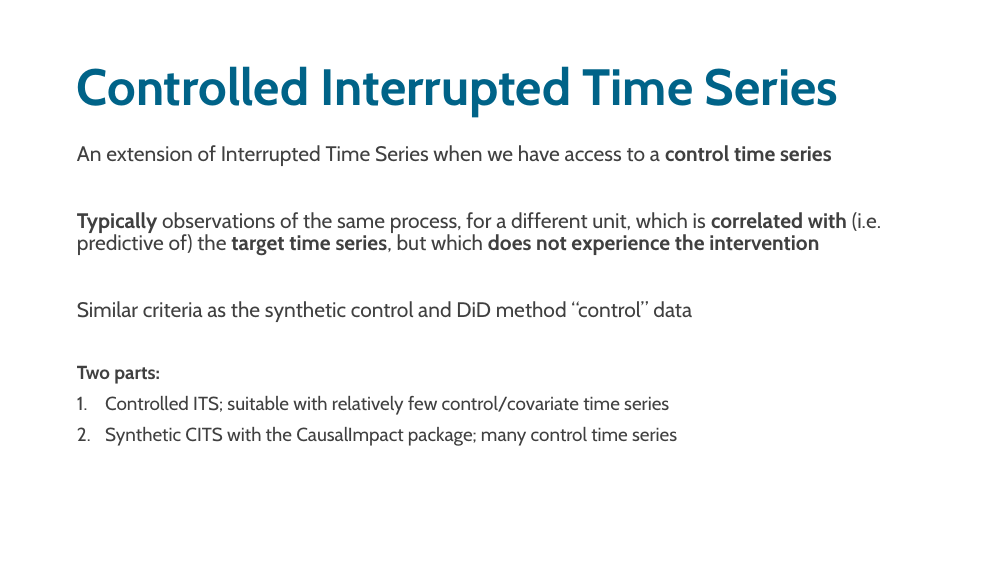
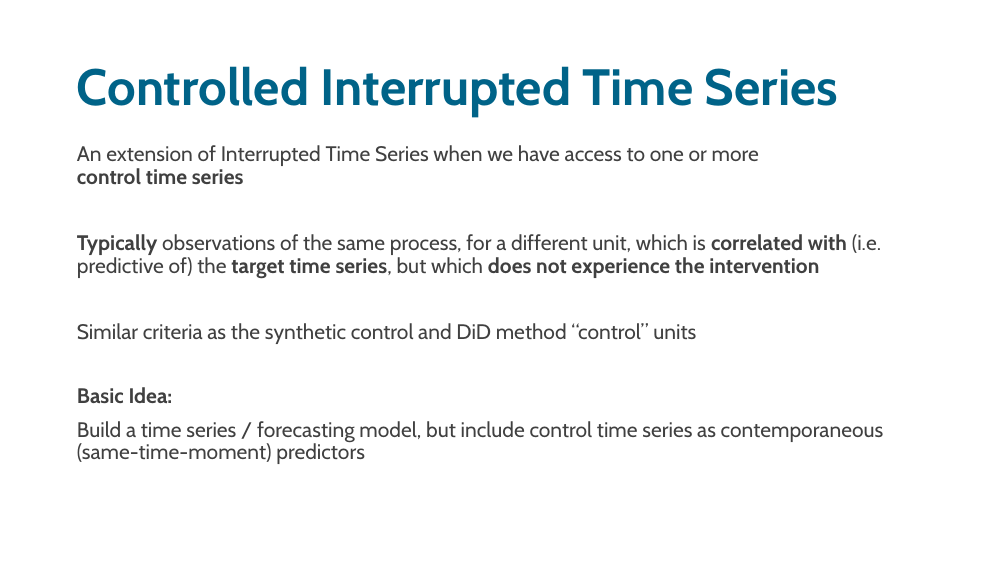
Before and after one commit to sodascience/workshop_causal_impact_assessment, a slide deck: slide 10 of lectures/04_causal_impact/causal_impact.pptx. Drawn at 1008x567 pixels with LibreOffice and Linux fonts; fonts in the diff are those of the drawing. Boxes give left, top, right and bottom in pixels: in the first picture for what was removed or moved away, otherwise in the second. Text is boxed around its words. In the diff, an @@ line names an element or a change of style, - is before the commit and + after.

```diff
--- a/lectures/04_causal_impact/causal_impact.pptx
+++ b/lectures/04_causal_impact/causal_impact.pptx
@@ text at box(77, 145, 759, 184): text changed @@
-An extension of Interrupted Time Series when we have access to a control time series
+An extension of Interrupted Time Series when we have access to one or more
+control time series
@@ text at box(77, 323, 884, 464): text changed; size 18 to 20 pt @@
-Similar criteria as the synthetic control and DiD method “control” data
-Two parts:
-1. Controlled ITS; suitable with relatively few control/covariate time series
-2. Synthetic CITS with the CausalImpact package; many control time series
+Similar criteria as the synthetic control and DiD method “control” units
+Basic Idea:
+Build a time series / forecasting model, but include control time series as contemporaneous (same-time-moment) predictors
```
Also in this commit, not shown: 4 other slides changed, 11 slides added, 27 slides removed.
